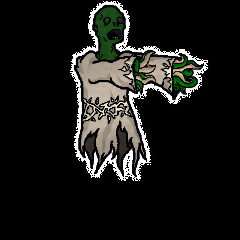
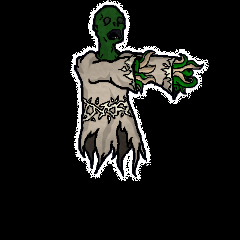
Layers edited between the first and the second 240×240 image:
painted on "diffuse" over [70, 0, 209, 181]
